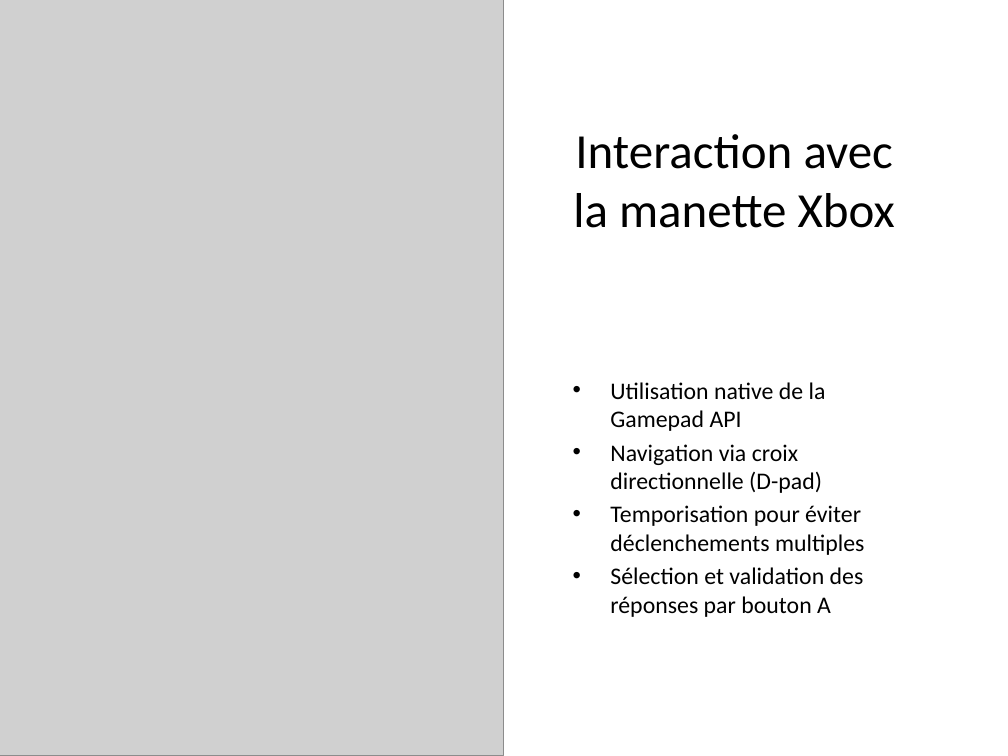
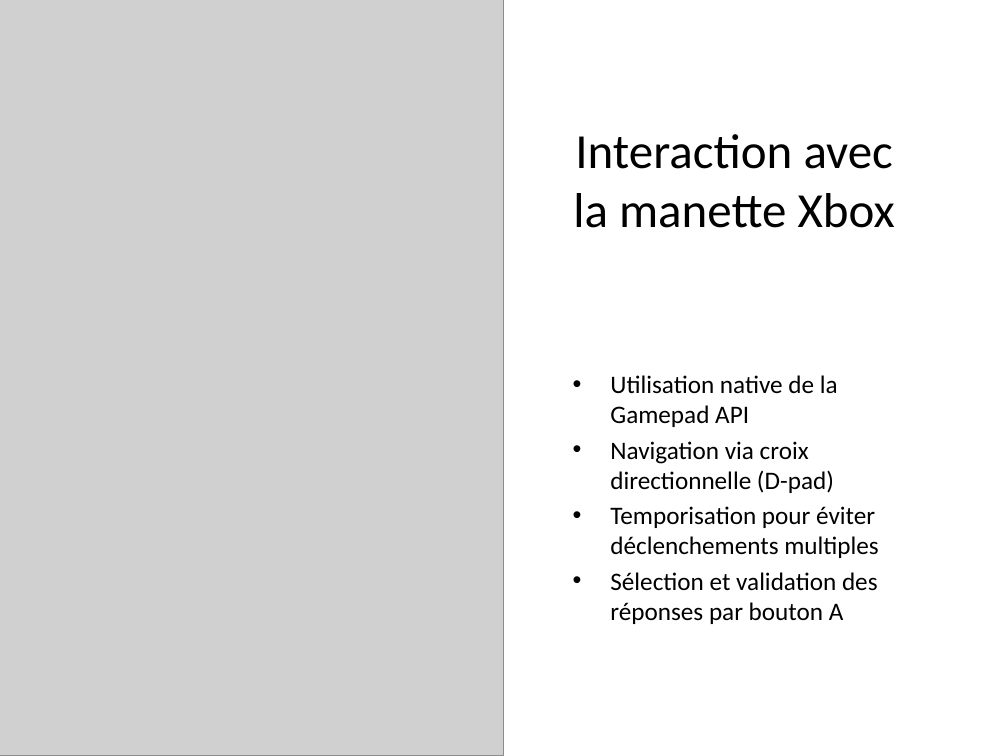
Before and after one commit to calystoxi/quiz-CG, a slide deck: slide 8 of presentation/Presentation_Quiz.pptx (slide 7 before the commit). Drawn at 1008x756 pixels with LibreOffice and Linux fonts; fonts in the diff are those of the drawing; grey boxes stand for pictures. Boxes give left, top, right and bottom in pixels: in the first picture for what was removed or moved away, otherwise in the second. Text is boxed around its words. In the diff, an @@ line names an element or a change of style, - is before the commit and + after.

```diff
--- a/presentation/Presentation_Quiz.pptx
+++ b/presentation/Presentation_Quiz.pptx
@@ text "Utilisation native de la Gamepad ..." at box(610, 375, 878, 624): size 17 to 18 pt @@
```
Also in this commit, not shown: 3 other slides changed, 1 slide added, 1 other file.
